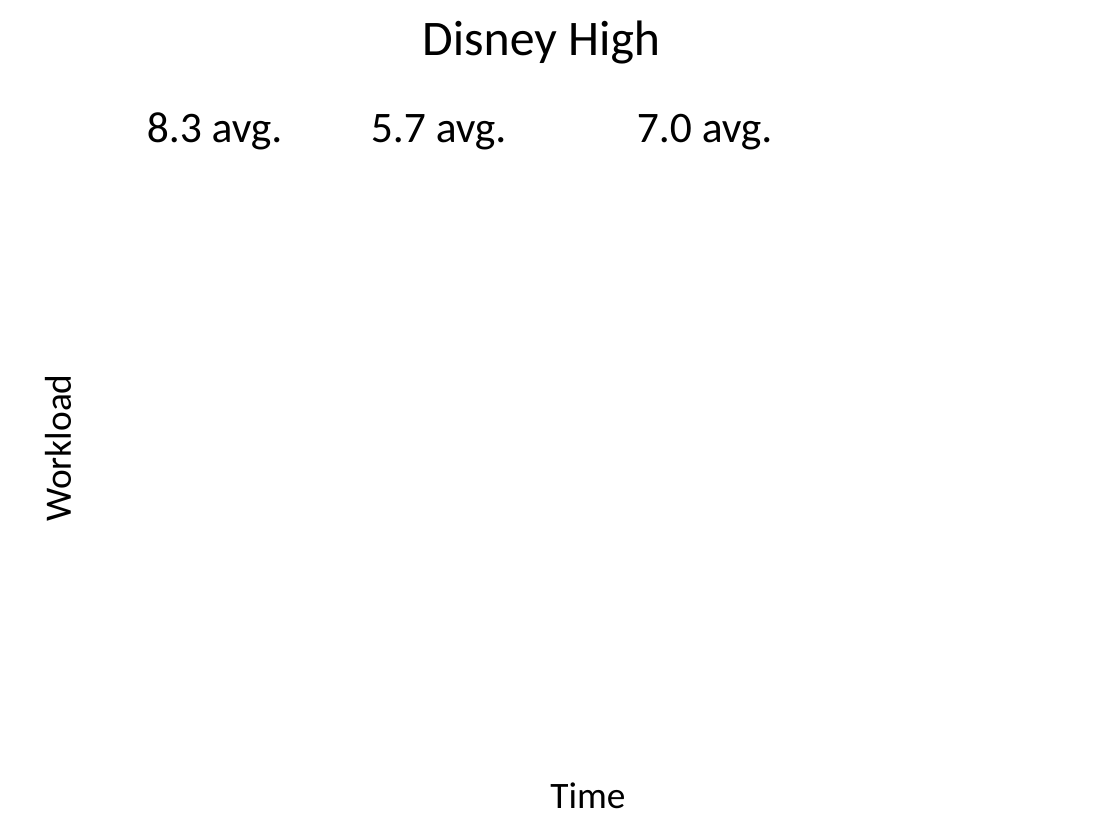
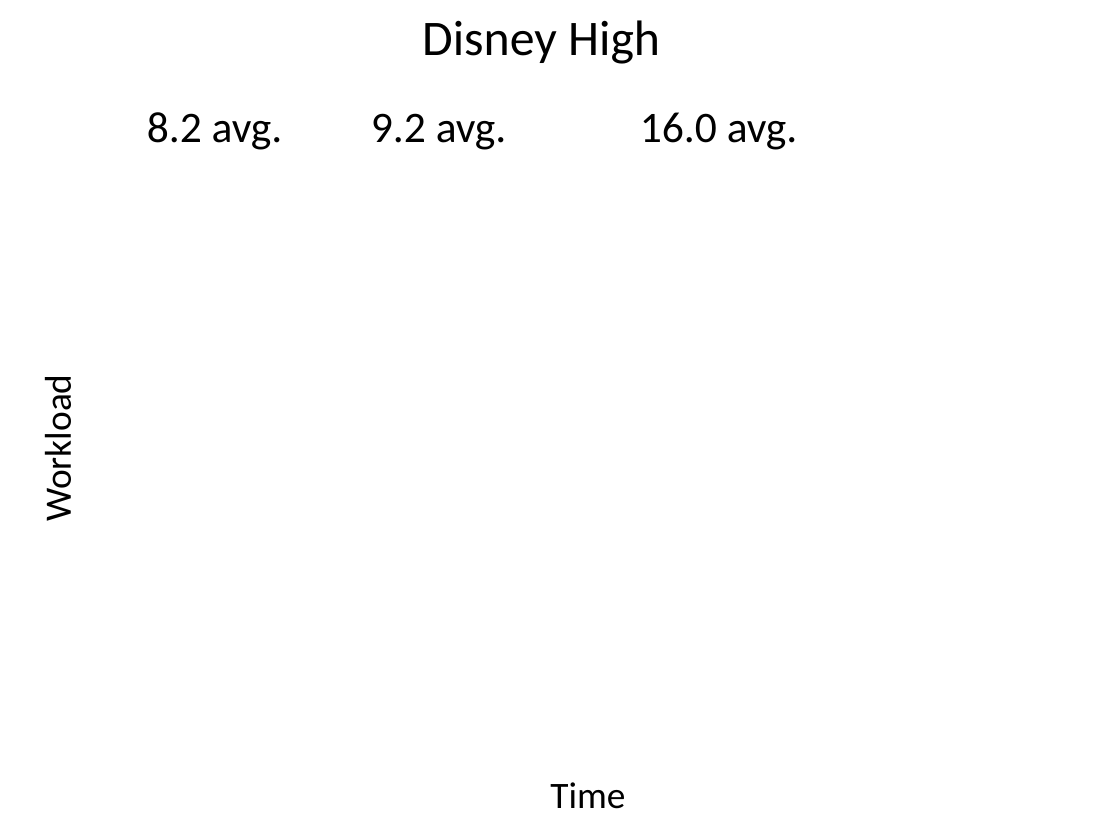
Before and after one commit to ericmercer/workload, a slide deck: slide 70 of publications_and_presentations/BYU13-03-Operator-Workload-Feb-2015.pptx (slide 72 before the commit). Drawn at 1120x840 pixels with LibreOffice and Linux fonts; fonts in the diff are those of the drawing; background and template pictures are left out. Boxes give left, top, right and bottom in pixels: in the first picture for what was removed or moved away, otherwise in the second. Text is boxed around its words. In the diff, an @@ line names an element or a change of style, - is before the commit and + after.

Commit message:
Reran another disney high and updated presentation

```diff
--- a/publications_and_presentations/BYU13-03-Operator-Workload-Feb-2015.pptx
+++ b/publications_and_presentations/BYU13-03-Operator-Workload-Feb-2015.pptx
@@ text at (x1=147, y1=112, x2=283, y2=150): text changed @@
-8.3 avg.
+8.2 avg.
@@ text at (x1=371, y1=113, x2=507, y2=150): text changed @@
-5.7 avg.
+9.2 avg.
@@ text at (x1=640, y1=112, x2=798, y2=150): text changed @@
-7.0 avg.
+16.0 avg.
```
Also in this commit, not shown: 2 other files.
